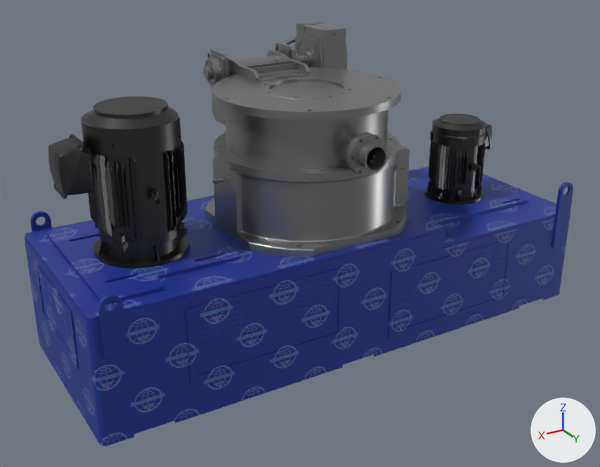
One commit to the glTF model models/model3.glb: the scene before it, then after it.
Camera for both pictures: a camera (50 mm lens) standing at (2.16, 3.54, 2.32) and looking at (0.01, -0.04, 0.53). Lighting does not change. The marker at lower right points along +X, +Y and +Z. The first picture is the older version. Where no turn or scale is listed for an object, it has been applied to the vertices. Vertices at exactly the same position are counted once.

Before the edit, the objects in view are built like this:
```python
ob_sf_prv_200ld_4p_6p_asm_prt = bpy.data.objects.new('SF-PRV_200LD_4P_6P_ASM.prt', me_sf_prv_200ld_4p_6p_asm_prt)
ob_sf_prv_200ld_4p_6p_asm_prt.location = (0.0, 0.0, 0.0)
ob_段部側板 = bpy.data.objects.new('段部側板', me_段部側板)
ob_段部側板.location = (0.0, 0.0, 0.0)
ob_段部側板_002 = bpy.data.objects.new('段部側板.002', me_段部側板_004)
ob_段部側板_002.location = (0.0, 0.0, 0.0)
# also in view: 'ソケット_10A.001' at (-0.08, -0.12, 1.09); 'SF-PRV_160M_ASM.prt' at (-1.09, 0.0, 0.8)
```
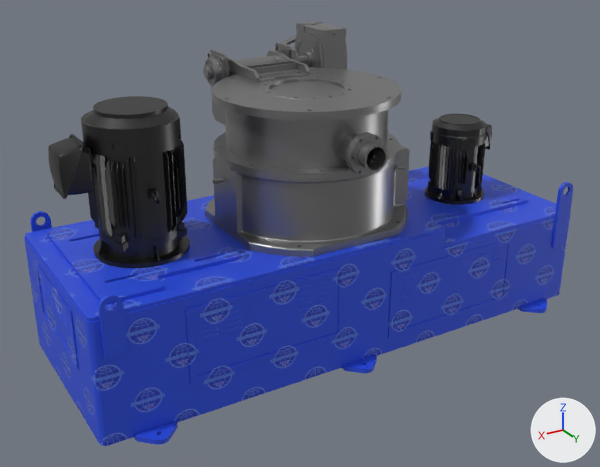
What differs and where, as boxes [x1, y1, x2, y2] in the pictures (600 x 467 px; the box of a moved part takes in the faces that stretch with it):
'段部側板', surface changed, reshaped (lighter)
    both: [24, 166, 573, 446]
'段部側板.002', surface changed (lighter)
    both: [37, 245, 508, 375]
part 1 of me_段部側板, added
    after: [518, 298, 547, 313]
part 2 of me_段部側板, added (blue)
    after: [342, 354, 377, 373]
part 3 of me_段部側板, added (blue)
    after: [134, 420, 178, 445]
part 4 of me_段部側板, moved or reshaped
    both: [204, 200, 528, 331]
part 5 of me_段部側板, surface changed
    both: [30, 182, 573, 360]

The change, as a diff of the scene's bpy script:
```diff
--- a/models/model3.glb.py
+++ b/models/model3.glb.py
@@ img_hosokawalogobright30 @@
+img_hosokawalogobright30 = load_image('hosokawaLogoBright30', '_unpacked/hosokawaLogoBright30', 512, 512, 'sRGB')
@@ mat_blue @@
 n4 = _N.new('ShaderNodeTexImage'); n4.name = 'Image Texture'
-n4.image = img_hosokawalogo
+n4.image = img_hosokawalogobright30
 _L.new(n0.outputs[0], n1.inputs[0])  # 'BSDF' to 'Surface'
@@ me_段部側板 @@
 # used by ob_段部側板; location = (0.0, 0.0, 0.0)
-me_段部側板.from_pydata(...)  # 6388 vertices, 9735 faces; spans x -1.49..1.37, y -0.63..0.55, z 0.0..0.74
+me_段部側板.from_pydata(...)  # 6556 vertices, 10071 faces; spans x -1.49..1.37, y -0.63..0.63, z 0.0..0.74
+# me_段部側板 part 1: the loose piece of 54 vertices spanning x -1.34..-1.14, y -0.63..-0.41, z 0.0..0.03 is copied, and the copy is mirrored in y about the mesh origin; it spans x -1.34..-1.14, y 0.41..0.63, z 0.0..0.03
+# me_段部側板 part 2: the loose piece of 54 vertices spanning x -0.11..0.09, y -0.63..-0.41, z 0.0..0.03 is copied, and the copy is mirrored in y about the mesh origin; it spans x -0.11..0.09, y 0.41..0.63, z 0.0..0.03
+# me_段部側板 part 3: the loose piece of 54 vertices spanning x 1.01..1.21, y -0.63..-0.41, z 0.0..0.03 is copied, and the copy is mirrored in y about the mesh origin; it spans x 1.01..1.21, y 0.41..0.63, z 0.0..0.03
+# me_段部側板 part 4
+# 150 faces are deleted
+# 6 vertices are added at (-0.22, -0.53, 0.53), (-0.23, -0.53, 0.53), (0.15, -0.53, 0.53), (0.14, -0.53, 0.53), (-0.16, -0.53, 0.53), (-0.39, 0.53, 0.34)
+# 162 new faces join them
+# me_段部側板 part 5: 1015 kept faces spanning x -1.44..1.31, y -0.63..0.55, z 0.0..0.74 get new texture (UV) coordinates
+# other edits to the shape of me_段部側板 do not show in these pictures
 me_段部側板.materials.append(mat_blue)
```
